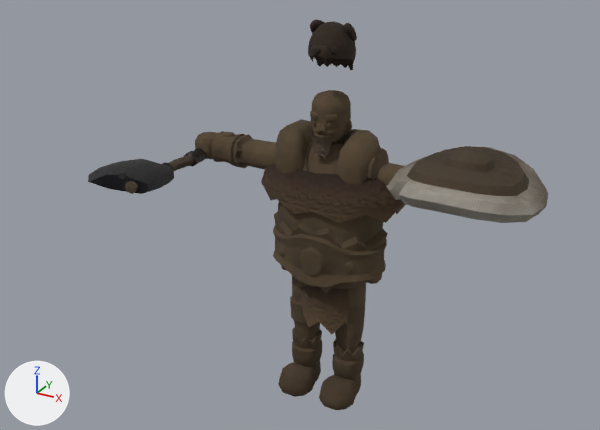
The glTF model csharp/Unciv.Godot/Packs/units/models/unit/Marauder.glb as it was, and as the next commit left it.
Rendered twice from a 50 mm camera at (0.879, -1.755, 1.383) aimed at (-0.017, -0.126, 0.569). Arrows for +X, +Y and +Z are at lower left; the lights stay in place. The picture after the commit comes second.

The first picture shows '1H_Axe', 'Barbarian_Hat', 'Barbarian_Round_Shield', 'Warrior'.
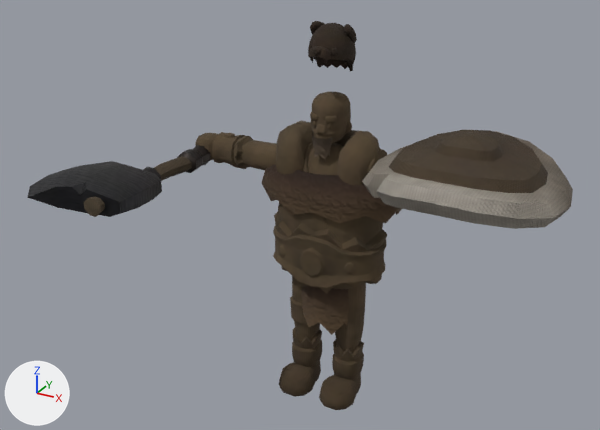
Pixel boxes (x1, y1, x2, y2) of what changed, in the pictures (600 x 430 px):
'Warrior', rescaled: before (195, 90, 406, 410); after (195, 92, 402, 410)
'Barbarian_Round_Shield', moved, rescaled (31% wider, 28% taller): before (387, 146, 548, 223); after (362, 130, 573, 229)
'1H_Axe', moved, rescaled (55% wider, 55% taller): before (88, 148, 206, 194); after (27, 145, 210, 217)
'Barbarian_Hat', moved: before (308, 20, 357, 70); after (308, 21, 357, 71)

Patch to the scene script:
```diff
--- a/csharp/Unciv.Godot/Packs/units/models/unit/Marauder.glb.py
+++ b/csharp/Unciv.Godot/Packs/units/models/unit/Marauder.glb.py
@@ ob_warrior @@
 ob_warrior.location = (0.0, 0.0, -0.011)
-ob_warrior.scale = (0.439, 0.439, 0.439)
+ob_warrior.scale = (0.437, 0.437, 0.437)
@@ ob_barbarian_round_shield @@
 ob_barbarian_round_shield = bpy.data.objects.new('Barbarian_Round_Shield', me_mesh_barbarian_round_shield)
-ob_barbarian_round_shield.location = (0.371, -0.055, 0.7)
+ob_barbarian_round_shield.location = (0.369, -0.058, 0.716)
 ob_barbarian_round_shield.rotation_euler = (-1.571, 0.0, -3.142)  # degrees (-90, 0, -180)
-ob_barbarian_round_shield.scale = (0.403, 0.403, 0.403)
+ob_barbarian_round_shield.scale = (0.523, 0.523, 0.523)
@@ ob_1h_axe @@
 ob_1h_axe = bpy.data.objects.new('1H_Axe', me_mesh_1h_axe)
-ob_1h_axe.location = (-0.371, -0.058, 0.637)
+ob_1h_axe.location = (-0.369, -0.063, 0.635)
 ob_1h_axe.rotation_euler = (1.571, 0.0, 0.0)  # degrees (90, 0, 0)
-ob_1h_axe.scale = (0.285, 0.285, 0.285)
+ob_1h_axe.scale = (0.426, 0.426, 0.426)
@@ ob_barbarian_hat @@
 ob_barbarian_hat = bpy.data.objects.new('Barbarian_Hat', me_mesh_barbarian_hat)
-ob_barbarian_hat.location = (0.0, 0.0, 0.878)
+ob_barbarian_hat.location = (0.0, 0.0, 0.875)
 ob_barbarian_hat.scale = (0.103, 0.114, 0.118)
```
